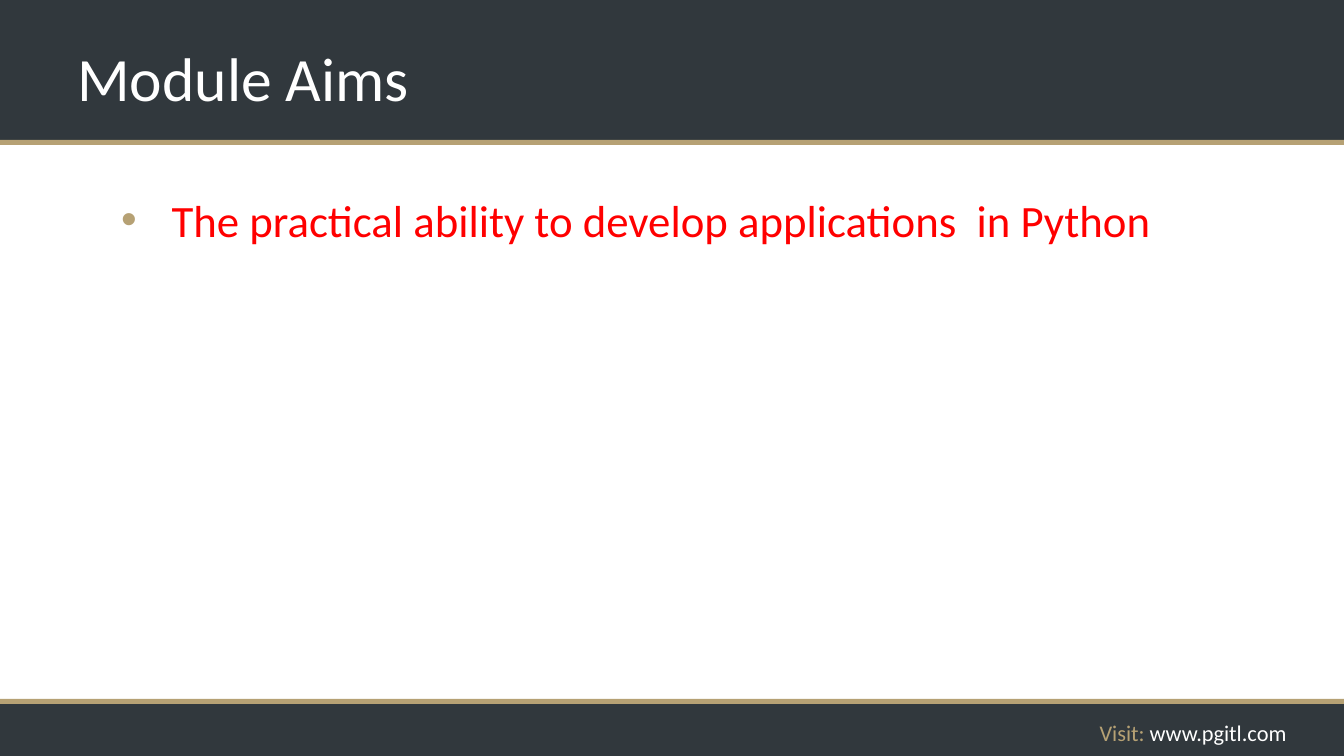
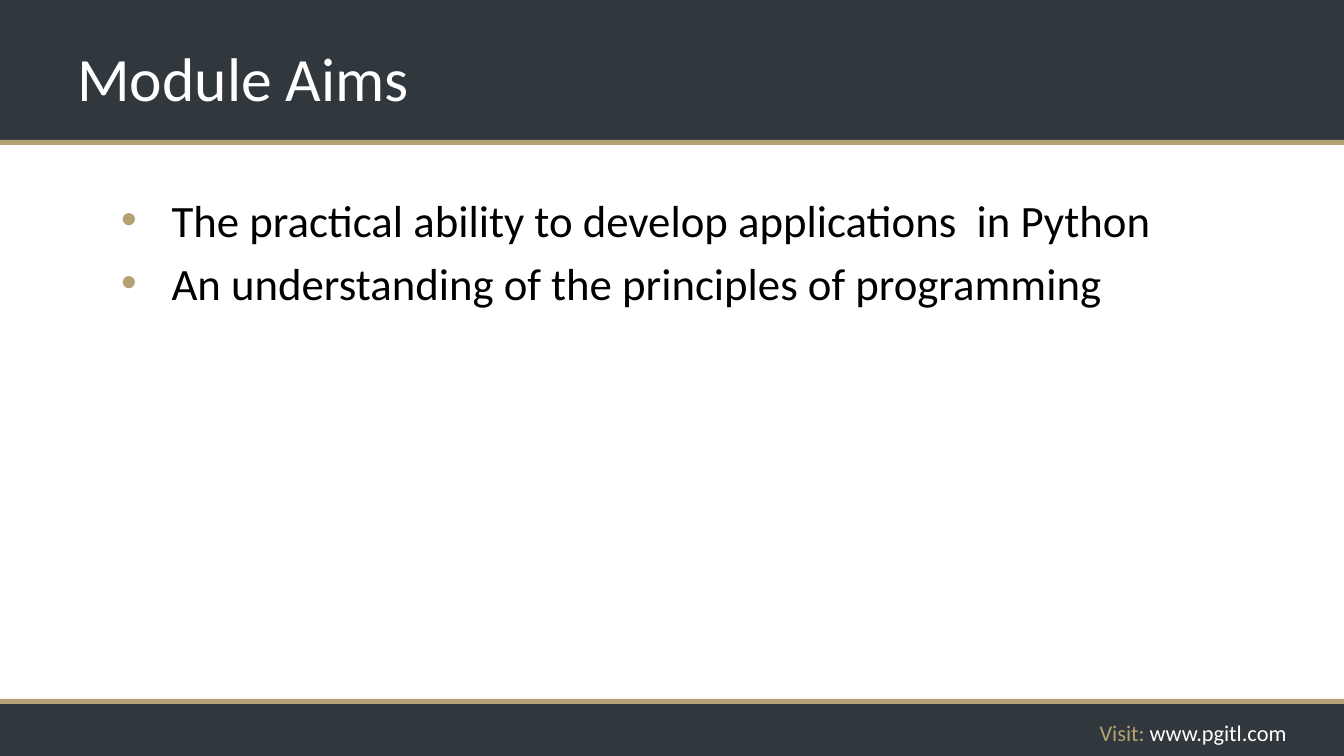
Before and after one commit to rikkouri/project-a, a slide deck: slide 3 of Programming Foundations.pptx. Drawn at 1344x756 pixels with LibreOffice and Linux fonts; fonts in the diff are those of the drawing; background and template pictures are left out. Boxes give left, top, right and bottom in pixels: in the first picture for what was removed or moved away, otherwise in the second. Text is boxed around its words. In the diff, an @@ line names an element or a change of style, - is before the commit and + after.

```diff
--- a/Programming Foundations.pptx
+++ b/Programming Foundations.pptx
@@ text at (x1=172, y1=206, x2=1151, y2=245): text colour #FF0000 to #000000 in "The practical ability to develop applications in ..." @@
@@ text at (x1=172, y1=269, x2=1101, y2=308): paragraph added @@
+• An understanding of the principles of programming
```
Also in this commit, not shown: 4 other slides changed, 2 slides added, 1 other file.
